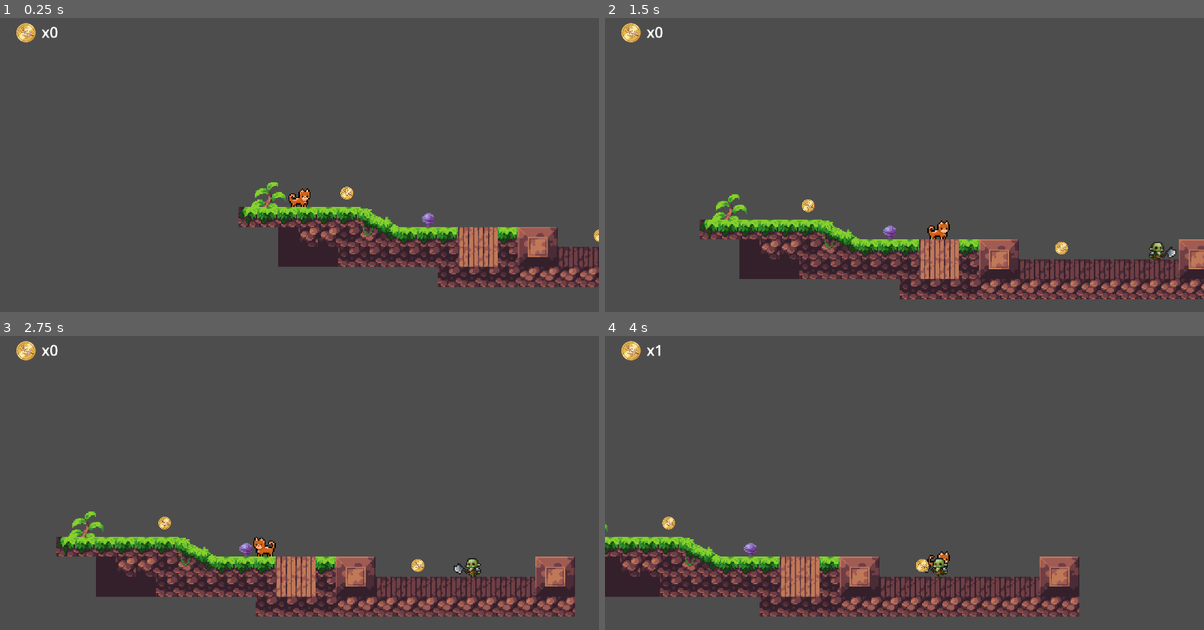
Above: before the commit, frames 1-4 (two rows, left to right).
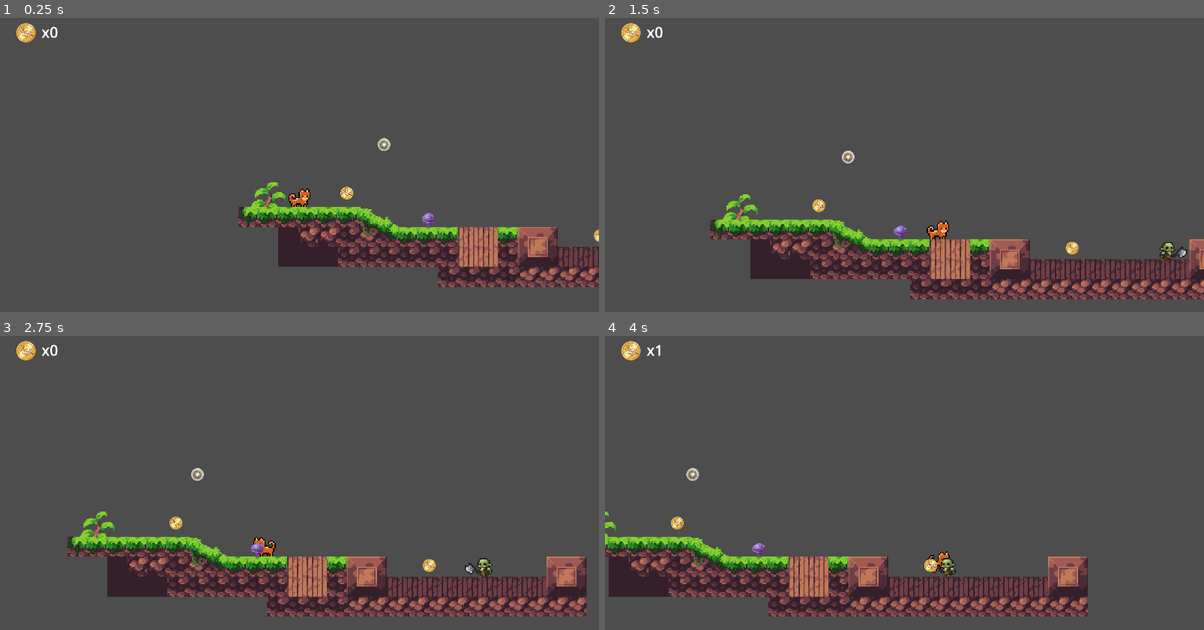
Above: after the commit, the same moments.

Repository: ionutincau/cats
Game: Godot game, scene res://scenes/game.tscn
The game is run twice, just before and just after one commit, with the same random seed, the same clock (stepped at 60 frames per second) and the same inputs.
Inputs:
- Up to frame 1 (0.25 s): no input
- Up to frame 2 (1.5 s): tap Enter (ui_accept) at 0.5, 0.77 s; hold Right (ui_right) from 0.53 s (still down)
- Up to frame 3 (2.75 s): tap Enter (ui_accept) at 1.52 s; release Right (ui_right) at 2.03 s; hold Left (ui_left) from 2.03 s (still down)
- Up to frame 4 (4 s): release Left (ui_left) at 2.78 s; hold Right (ui_right) from 2.78 s (still down); tap Enter (ui_accept) at 3.02, 3.77 s

The runs differ from the first frame. In frame 1, less than 0.1% of the frame differs, in the area x 63-66%, y 40-46%; in frame 2, 9.5%; in frame 3, 11%, in the area x 9-98%, y 44-96%; in frame 4, 9.2%.

Commit message:
the bullet moves

Diff:
--- a/scenes/bullet.tscn
+++ b/scenes/bullet.tscn
@@ -1,11 +1,13 @@
-[gd_scene load_steps=3 format=3 uid="uid://dfrorouays5v5"]
+[gd_scene load_steps=4 format=3 uid="uid://dfrorouays5v5"]
 
 [ext_resource type="Texture2D" uid="uid://dne31mwmh50ok" path="res://assets/images/bullet.png" id="1_mkf8s"]
+[ext_resource type="Script" uid="uid://2smjp7ourhy7" path="res://scripts/bullet.gd" id="1_y25gk"]
 
 [sub_resource type="CircleShape2D" id="CircleShape2D_y25gk"]
 radius = 5.0
 
 [node name="Bullet" type="CharacterBody2D"]
+script = ExtResource("1_y25gk")
 
 [node name="Sprite2D" type="Sprite2D" parent="."]
 scale = Vector2(0.024, 0.024)
--- a/scenes/game.tscn
+++ b/scenes/game.tscn
@@ -7,6 +7,7 @@
 [ext_resource type="PackedScene" uid="uid://cgklrxx6ch7dj" path="res://scenes/ui.tscn" id="5_iywne"]
 [ext_resource type="PackedScene" uid="uid://bk63n57jh7v1b" path="res://scenes/enemy.tscn" id="6_p57ef"]
 [ext_resource type="PackedScene" uid="uid://cyqqhb56vr6sy" path="res://scenes/killzone.tscn" id="7_u5sy4"]
+[ext_resource type="PackedScene" uid="uid://dfrorouays5v5" path="res://scenes/bullet.tscn" id="8_gee14"]
 
 [sub_resource type="TileSetAtlasSource" id="TileSetAtlasSource_lnu2h"]
 texture = ExtResource("2_yqjtg")
@@ -634,3 +635,6 @@
 
 [node name="CollisionShape2D" type="CollisionShape2D" parent="World/Killzone"]
 shape = SubResource("WorldBoundaryShape2D_gee14")
+
+[node name="Bullet" parent="." instance=ExtResource("8_gee14")]
+position = Vector2(70, -50)
--- /dev/null
+++ b/scenes/gun.tscn
@@ -0,0 +1,3 @@
+[gd_scene format=3 uid="uid://ssvh0ow670nu"]
+
+[node name="Gun" type="Node2D"]
--- /dev/null
+++ b/scripts/bullet.gd
@@ -0,0 +1,9 @@
+extends CharacterBody2D
+
+const SPEED = 300.0
+
+var direction = -1;
+
+func _physics_process(delta: float) -> void:
+	velocity.x = direction * SPEED * delta;
+	move_and_slide()
Not shown: 1 places in scenes/game.tscn that only renumber resources
Not shown, added: scripts/bullet.gd.uid
